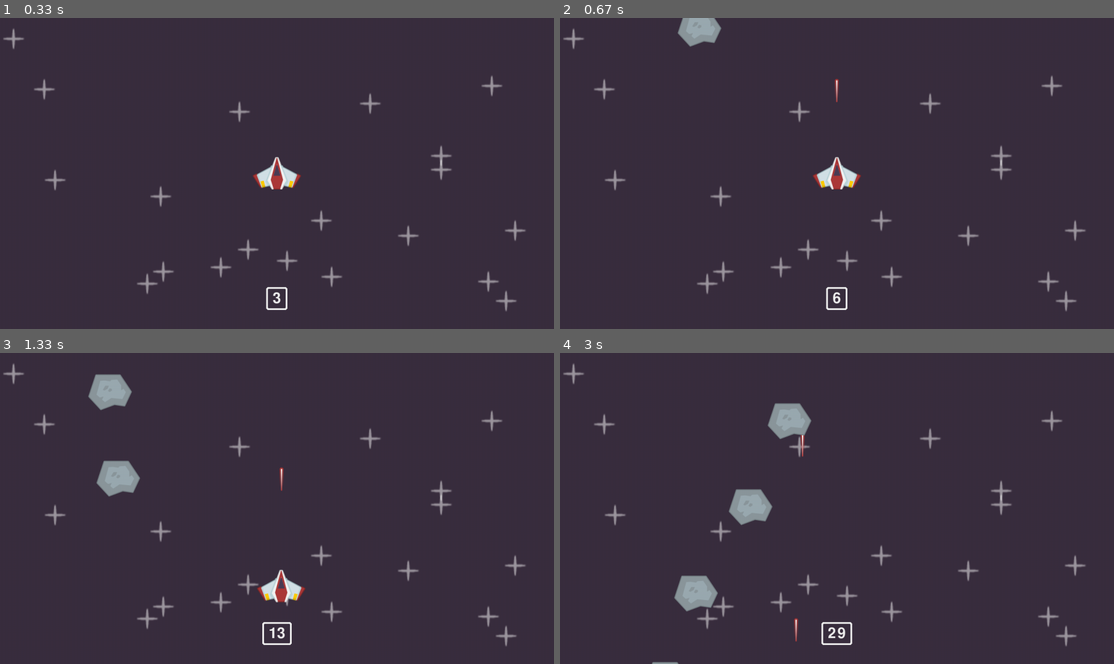
Above: before the commit, frames 1-4 (two rows, left to right).
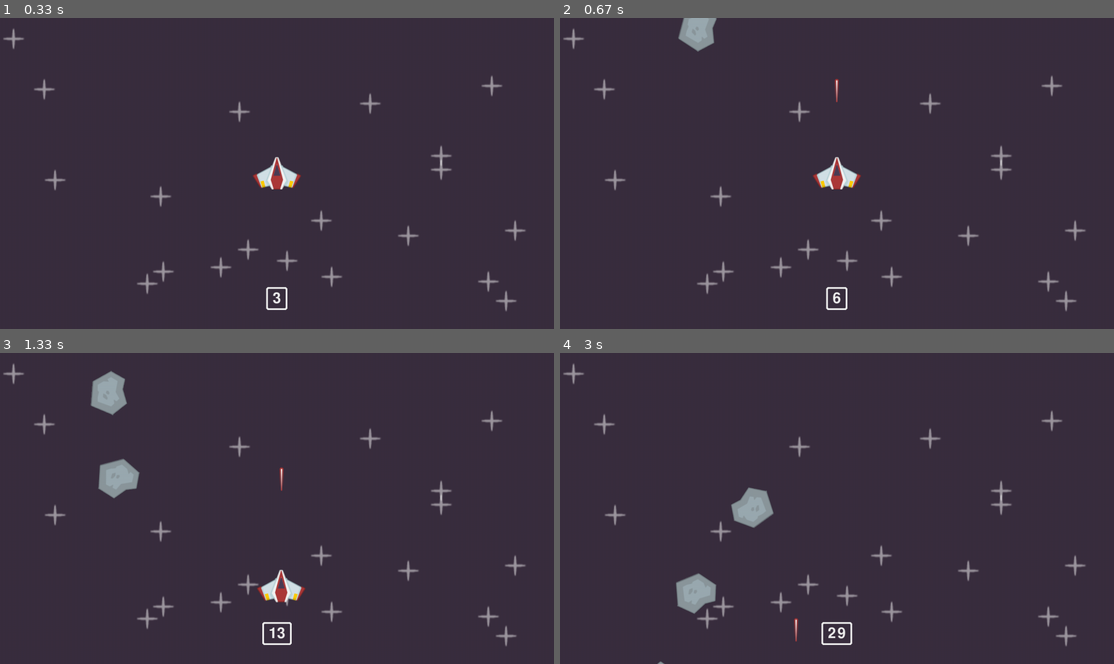
Above: after the commit, the same moments.

Repository: markgallant01/pygame_fun
Game: pygame game, started from main.py
The game is run twice, just before and just after one commit, with the same random seed, the same clock (stepped at 60 frames per second) and the same inputs.
Inputs:
- Up to frame 1 (0.33 s): no input
- Up to frame 2 (0.67 s): tap Space at 0.33 s
- Up to frame 3 (1.33 s): hold D 0.67-1.13 s; tap Space at 0.73, 1.03, 1.23 s; tap F at 0.82 s; hold D from 1.17 s (still down); tap E at 1.32 s
- Up to frame 4 (3 s): tap Space at 1.53, 1.73, 2.07, 2.37, 2.73 s; release D at 1.63 s; hold S 1.67-1.97 s; hold D 2-2.63 s; tap F at 2.15 s; hold S from 2.67 s (still down); tap E at 2.82 s

Frame 1 is identical in both runs. In frame 2, 0.2% of the frame differs, in the area x 21-30%, y 0-11%; in frame 3, 0.4%; in frame 4, 1.1%, in the area x 16-46%, y 16-100%.

Commit message:
finish game

Diff:
--- a/main.py
+++ b/main.py
@@ -21,6 +21,9 @@
         self.cooldown_duration = 400
 
         self.laser_surface = laser_surface
+
+        # mask
+        self.mask = pg.mask.from_surface(self.image)
 
     def laser_timer(self):
         if not self.can_shoot:
@@ -67,6 +70,9 @@
 
         self.speed = 400
 
+        # mask
+        self.mask = pg.mask.from_surface(self.image)
+
     def update(self, dt: int):
         self.rect.centery -= self.speed * dt
         if self.rect.bottom < 0:
@@ -77,6 +83,7 @@
     def __init__(self, surface: pg.surface.Surface,
                  groups: list[pg.sprite.Group[pg.sprite.Sprite]]):
         super().__init__(groups)
+        self.original_surface = surface
         self.image = surface
 
         (x,y) = random.randint(0, SCREEN_WIDTH), 0
@@ -86,18 +93,28 @@
         self.creation_time = pg.time.get_ticks()
         self.lifetime = 3000
         self.direction = pg.Vector2(random.uniform(-0.5, 0.5), 1)
+        self.rotation = 0
+        self.rotation_speed = random.randint(1, 500)
+
+        # mask
+        self.mask = pg.mask.from_surface(self.image)
 
     def update(self, dt: int):
         self.rect.center += self.direction * self.speed * dt
         current_time = pg.time.get_ticks()
         if current_time - self.creation_time >= self.lifetime:
             self.kill()
+        self.rotation += self.rotation_speed * dt
+        self.image = pg.transform.rotozoom(self.original_surface,
+                                           self.rotation, 1)
+        self.rect = self.image.get_frect(center = self.rect.center)
 
 
 def collisions():
     global running
 
-    player_collisions = pg.sprite.spritecollide(player, meteor_sprites, True)
+    player_collisions = pg.sprite.spritecollide(player, meteor_sprites, True,
+                                                pg.sprite.collide_mask)
     if player_collisions:
         running = False
 
